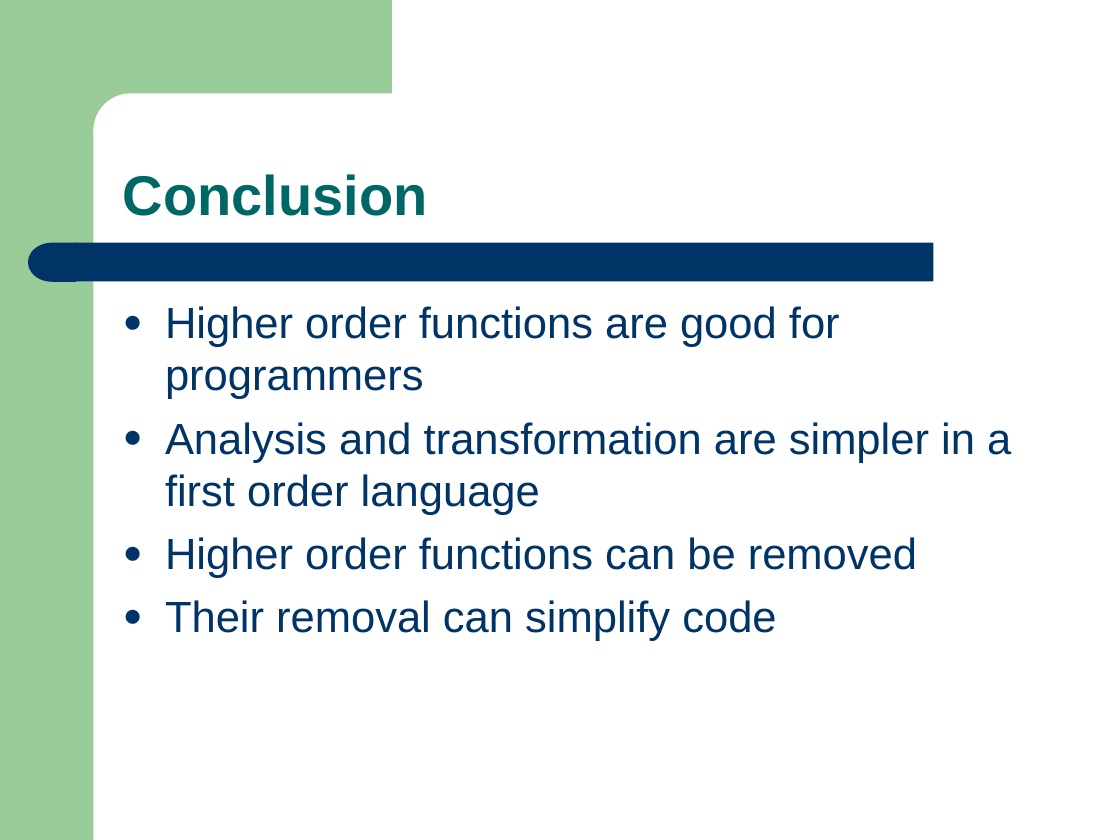
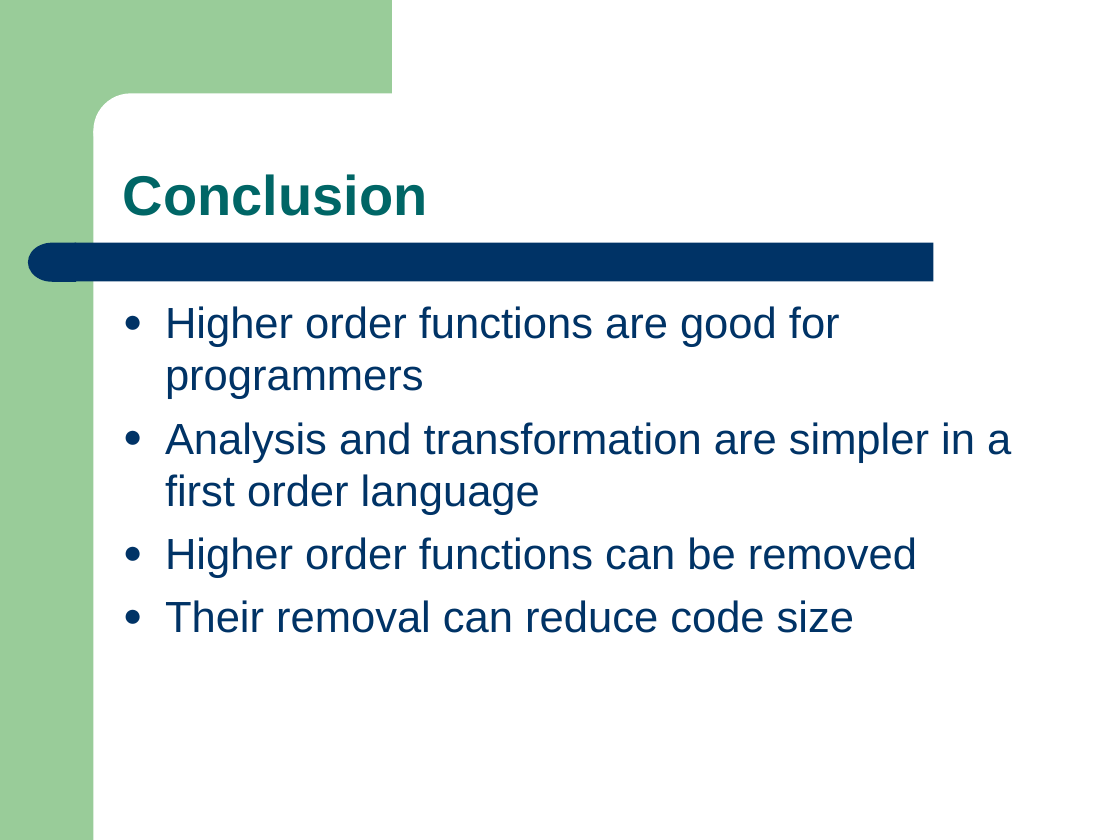
Before and after one commit to ndmitchell/catch, a slide deck: slide 15 of academic/bctcs-2007/first-order.ppt. Drawn at 1120x840 pixels with LibreOffice and Linux fonts; fonts in the diff are those of the drawing. Boxes give left, top, right and bottom in pixels: in the first picture for what was removed or moved away, otherwise in the second. Text is boxed around its words. In the diff, an @@ line names an element or a change of style, - is before the commit and + after.

```diff
--- a/academic/bctcs-2007/first-order.ppt
+++ b/academic/bctcs-2007/first-order.ppt
@@ text at [165,600,854,633]: text changed @@
-● Their removal can simplify code
+● Their removal can reduce code size
```
Also in this commit, not shown: 7 other slides changed, 1 other file.
